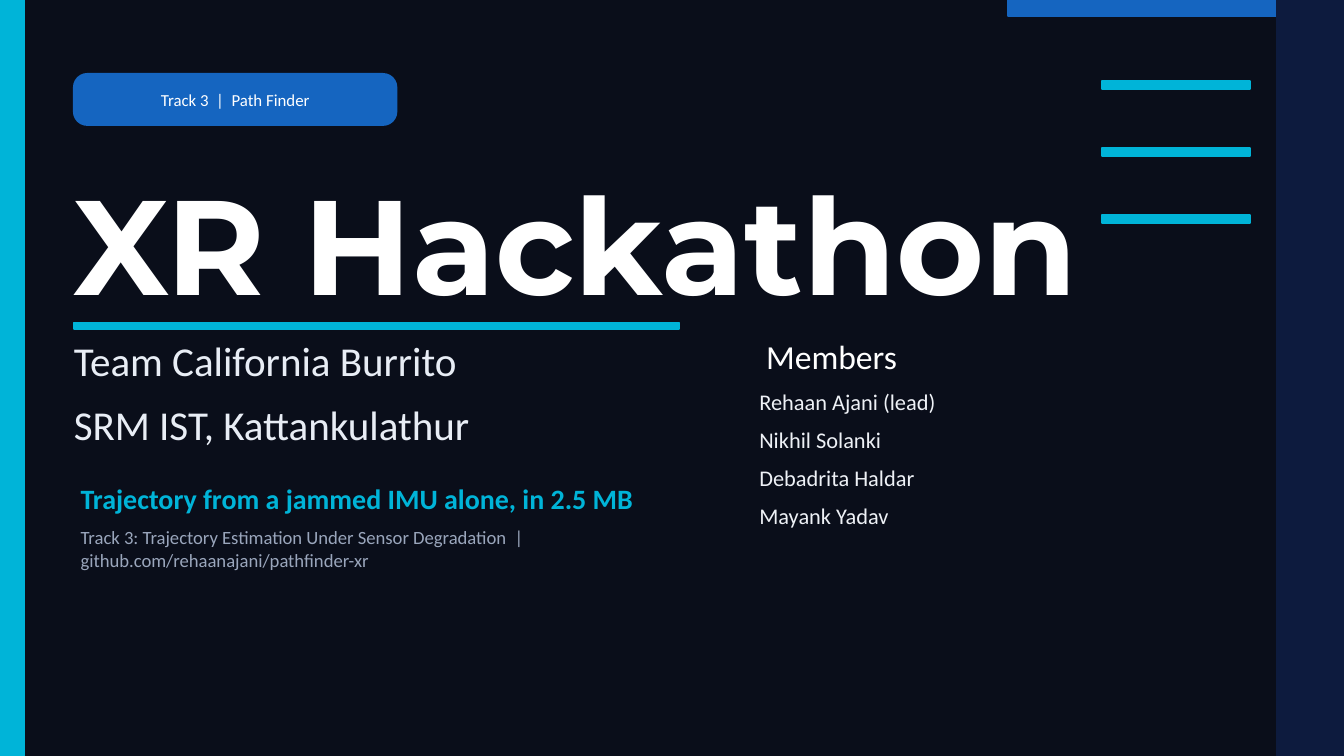
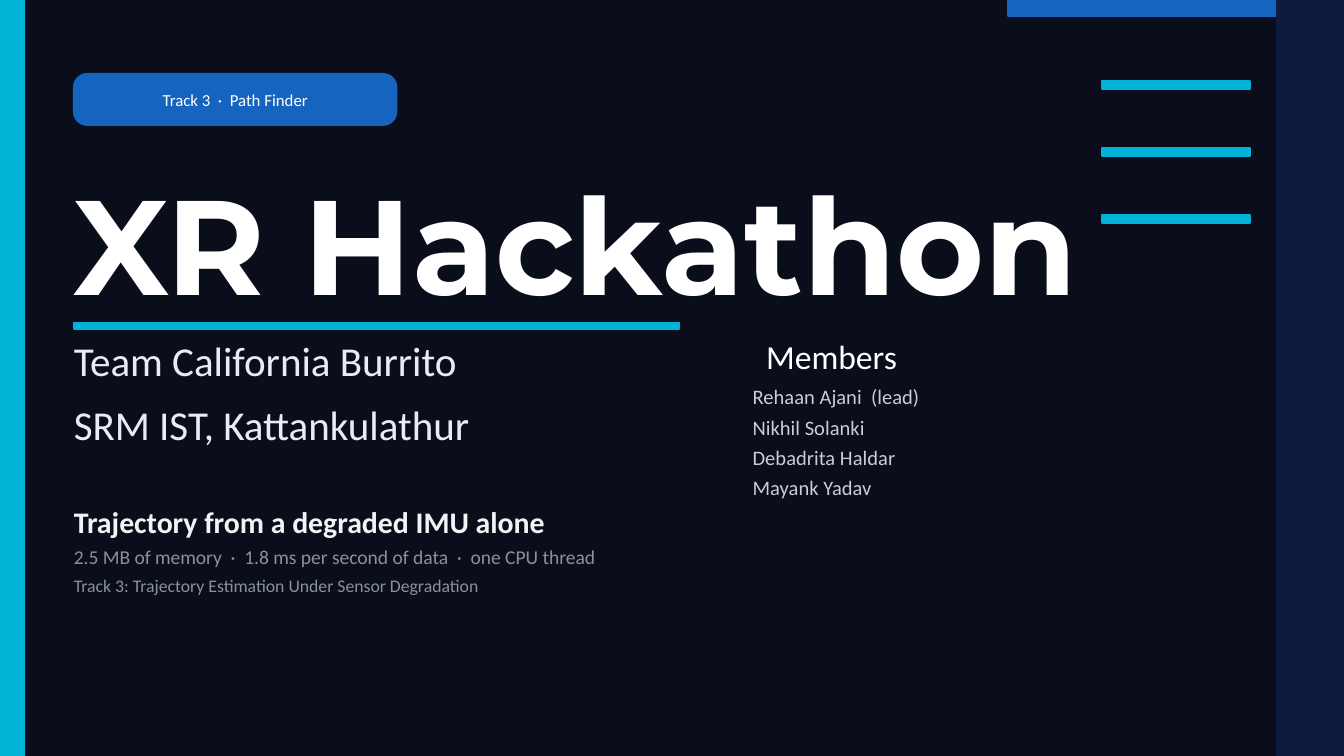
Before and after one commit to rehaanajani/pathfinder-xr, a slide deck: slide 1 of deck/SRMIST_CaliforniaBurrito.pptx. Drawn at 1344x756 pixels with LibreOffice and Linux fonts; fonts in the diff are those of the drawing. Boxes give left, top, right and bottom in pixels: in the first picture for what was removed or moved away, otherwise in the second. Text is boxed around its words. In the diff, an @@ line names an element or a change of style, - is before the commit and + after.

Commit message:
Redesigned the deck in black and white with real images: the localhost live demo, the terminal run, the damaged signal and the trajectory

```diff
--- a/deck/SRMIST_CaliforniaBurrito.pptx
+++ b/deck/SRMIST_CaliforniaBurrito.pptx
@@ text at (x1=163, y1=94, x2=307, y2=106): text changed @@
-Track 3 | Path Finder
+Track 3 · Path Finder
@@ text "Rehaan Ajani (lead)" at (x1=753, y1=389, x2=919, y2=499): size 12 to 11 pt, text colour #EEF1F6 to #C9CDD4; less space between paragraphs @@
@@ text at (x1=74, y1=512, x2=596, y2=595): text changed; size 10 to 9.5 pt; text colour #9AA6BC to #8A919E @@
-Trajectory from a jammed IMU alone, in 2.5 MB
-Track 3: Trajectory Estimation Under Sensor Degradation | github.com/rehaanajani/pathfinder-xr
+Trajectory from a degraded IMU alone
+2.5 MB of memory · 1.8 ms per second of data · one CPU thread
+Track 3: Trajectory Estimation Under Sensor Degradation
```
Also in this commit, not shown: 8 other slides changed, 7 other files.
